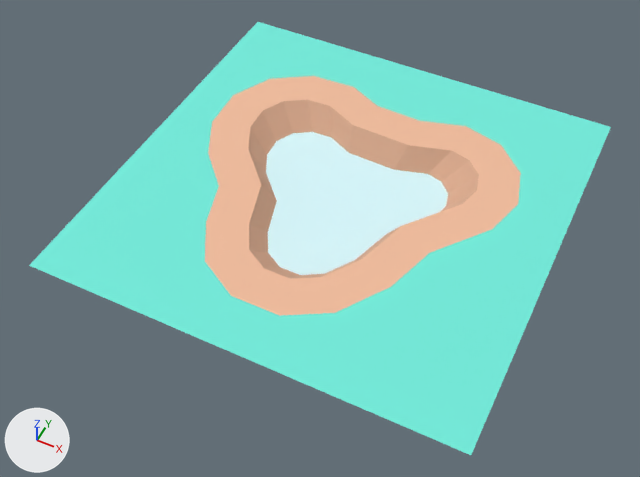
Two versions of the glTF model assets/nature_kit/ground_riverTile.glb, one commit apart.
One viewpoint serves both versions: a 50 mm lens placed at (0.603, -1.316, 1.404), pointed at (-0.013, -0.083, -0.137). Arrows for +X, +Y and +Z are at lower left; the lights stay in place. The picture after the commit comes second. Where no turn or scale is listed for an object, it has been applied to the vertices.

Names of what the first picture shows: 'ground_riverTile'.
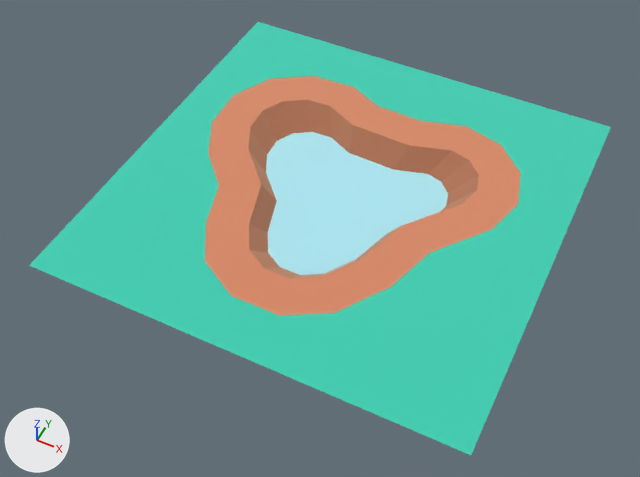
Pixel boxes (x1, y1, x2, y2) of what changed, in the pictures (640 x 477 px):
'ground_riverTile', surface changed: (29, 22, 611, 455) in both

The change, as a list of edits to the scene's bpy script:
```text
Change mat_grass:
    mat_grass.metallic: 0.05 -> 1.0
    mat_grass.roughness: 0.85 -> 1.0
Change mat_dirtdark:
    mat_dirtdark.metallic: 0.05 -> 1.0
Change mat_water:
    mat_water.metallic: 0.05 -> 1.0
Change mat_dirt:
    mat_dirt.metallic: 0.05 -> 1.0
    mat_dirt.roughness: 0.85 -> 1.0
Remove ob_tmpparent:
    ob_tmpparent = bpy.data.objects.new('tmpParent', None)
    ob_tmpparent.location = (0.0, 0.0, 0.0)
```
